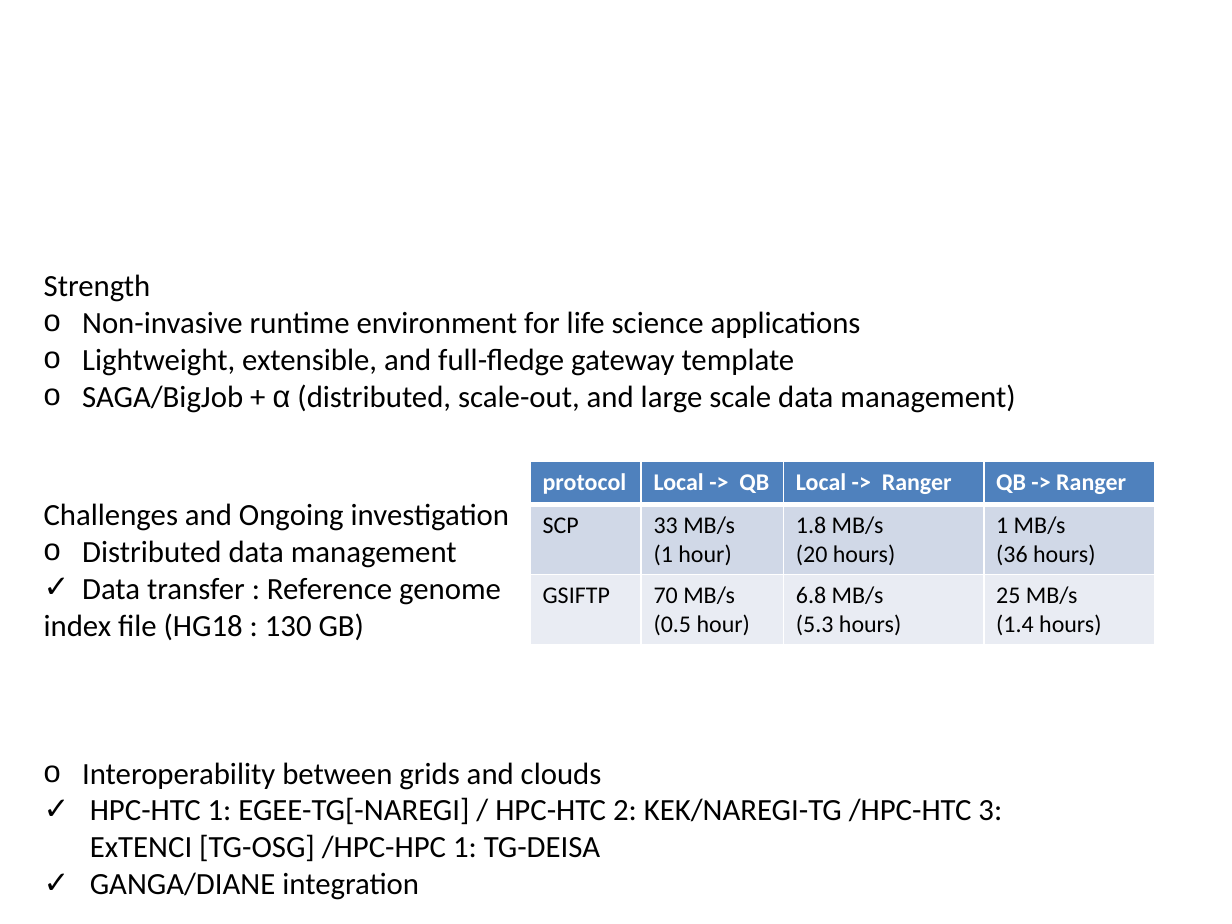
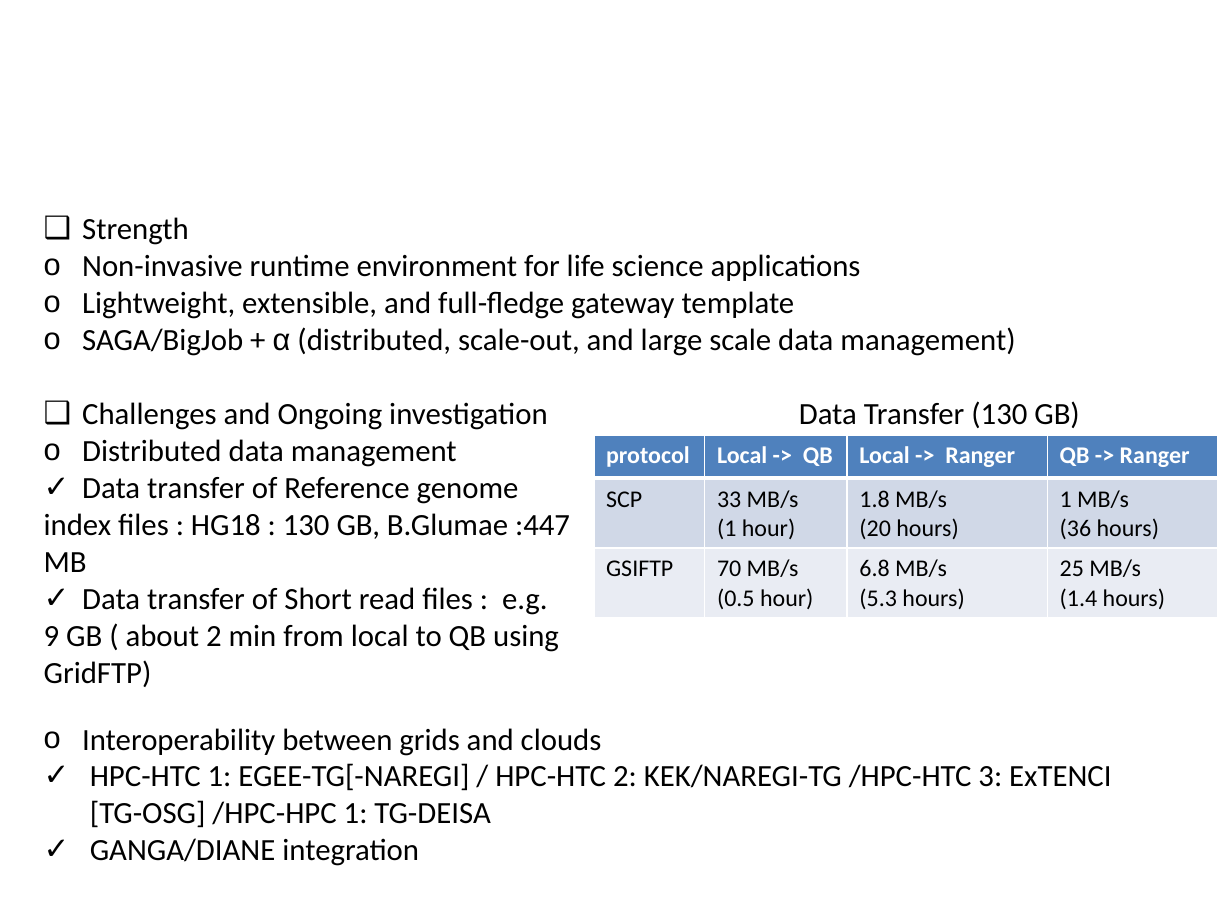
Before and after one commit to saga-project/saga-cpp-legacy-projects, a slide deck: slide 28 of papers/tg11-dare/XD-TALK/PSC-workshop.pptx (slide 29 before the commit). Drawn at 1232x924 pixels with LibreOffice and Linux fonts; fonts in the diff are those of the drawing. Boxes give left, top, right and bottom in pixels: in the first picture for what was removed or moved away, otherwise in the second. Text is boxed around its words. In the diff, an @@ line names an element or a change of style, - is before the commit and + after.

```diff
--- a/papers/tg11-dare/XD-TALK/PSC-workshop.pptx
+++ b/papers/tg11-dare/XD-TALK/PSC-workshop.pptx
@@ text "Strength": place and size @@
-text "Strength" at <box>44,274,1015,413</box>
+text "Strength" at <box>82,217,1015,356</box>
@@ text at <box>82,217,189,245</box>: bullet none to ❑ @@
@@ text added at <box>44,402,570,687</box>, 18 pt, text #000000 @@
+❑ Challenges and Ongoing investigation
+o Distributed data management
+✓ Data transfer of Reference genome
+index files : HG18 : 130 GB, B.Glumae :447 MB
+✓ Data transfer of Short read files : e.g.
+9 GB ( about 2 min from local to QB using GridFTP)
@@ text added at <box>799,401,1079,428</box>, 18 pt, text #000000 @@
+Data Transfer (130 GB)
@@ table: place and size @@
-table at <box>530,462,1154,644</box>
+table at <box>594,435,1218,617</box>
@@ text at <box>44,503,509,640</box>: paragraphs removed @@
-Challenges and Ongoing investigation
-o Distributed data management
-✓ Data transfer : Reference genome
-index file (HG18 : 130 GB)
@@ text "Interoperability between grids and clouds": place and size @@
-text "Interoperability between grids and clouds" at <box>44,503,1002,900</box>
+text "Interoperability between grids and clouds" at <box>82,728,1111,866</box>
```
Also in this commit, not shown: 7 other slides changed, 1 slide removed.
